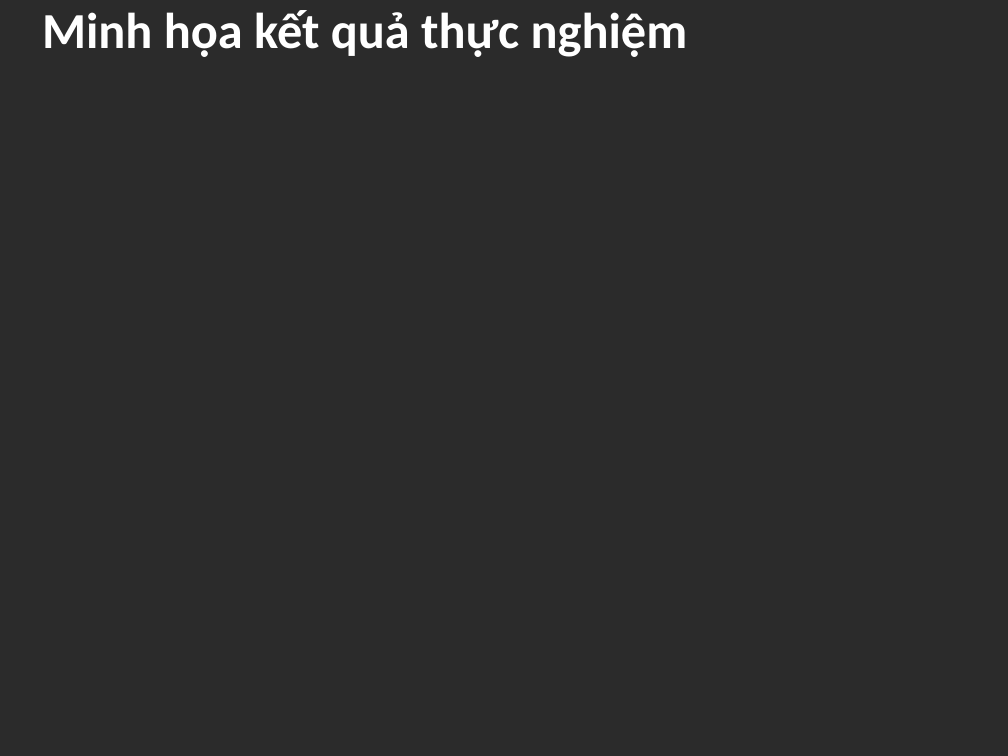
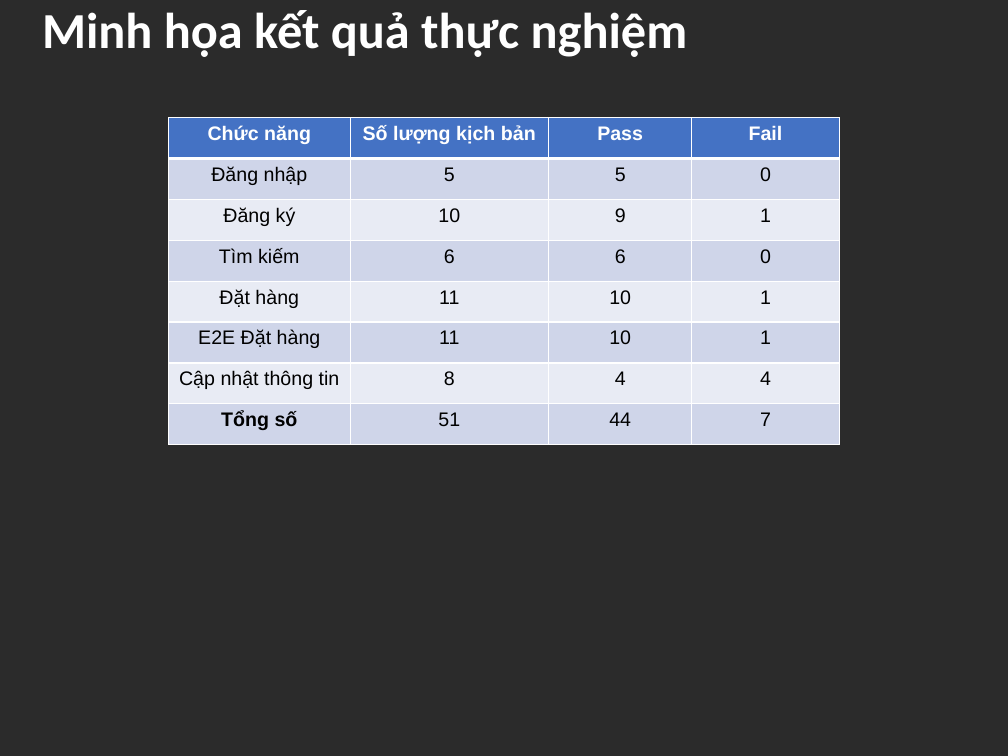
Before and after one commit to ngthiquyen/DoAnTotNghiep_NguyenQuyen_10122312, a slide deck: slide 21 of docx/NguyenThiQuyen_Slide báo cáo.pptx. Drawn at 1008x756 pixels with LibreOffice and Linux fonts; fonts in the diff are those of the drawing; background and template pictures are left out; a plain dark background stands for a picture behind light text. Boxes give left, top, right and bottom in pixels: in the first picture for what was removed or moved away, otherwise in the second. Text is boxed around its words. In the diff, an @@ line names an element or a change of style, - is before the commit and + after.

```diff
--- a/docx/NguyenThiQuyen_Slide báo cáo.pptx
+++ b/docx/NguyenThiQuyen_Slide báo cáo.pptx
@@ table added at (168, 118, 839, 445), 8 rows, 4 columns @@
+Chức năng | Số lượng kịch bản | Pass | Fail
+Đăng nhập | 5 | 5 | 0
+Đăng ký | 10 | 9 | 1
+Tìm kiếm | 6 | 6 | 0
+Đặt hàng | 11 | 10 | 1
+E2E Đặt hàng | 11 | 10 | 1
+Cập nhật thông tin | 8 | 4 | 4
+Tổng số | 51 | 44 | 7
```
Also in this commit, not shown: 6 other files.
